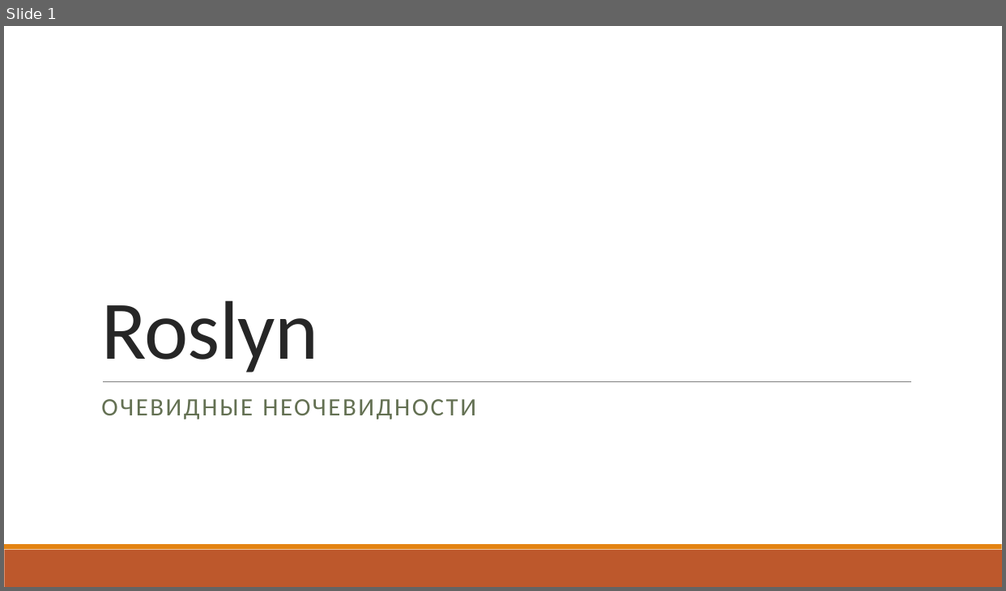
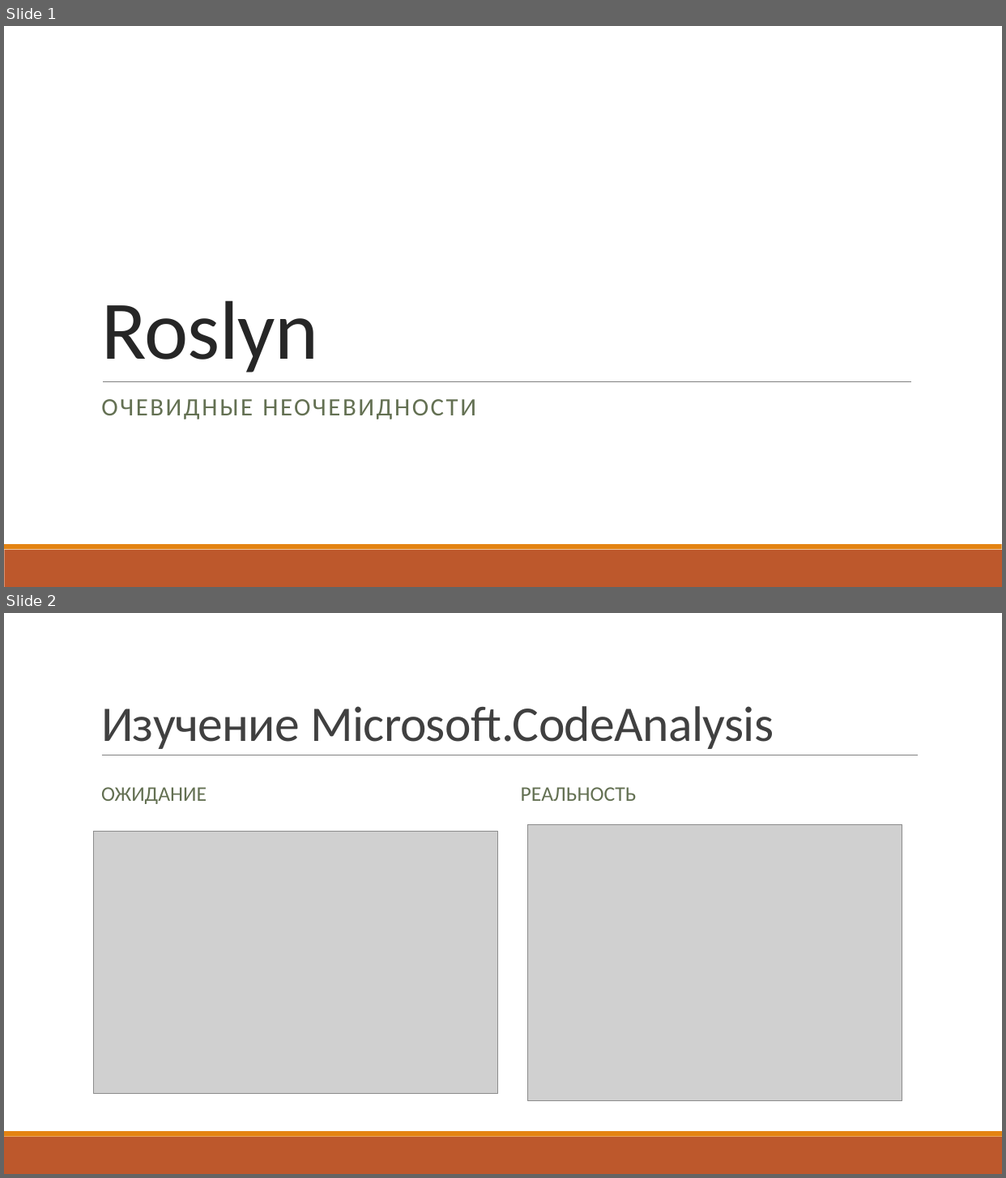
Before and after one commit to kugushev/presentations, a slide deck: P.pptx. Shown one above the other, each under a label of ours: slide 1 before the commit, slides 1 and 2 after it. The pictures are 1006x591 and 1006x1178 pixels, drawn with LibreOffice and Linux fonts; fonts in the diff are those of the drawing; grey boxes stand for pictures. Boxes give left, top, right and bottom in pixels: in the first picture for what was removed or moved away, otherwise in the second. Text is boxed around its words. In the diff, an @@ line names an element or a change of style, - is before the commit and + after.

```diff
--- a/P.pptx
+++ b/P.pptx
@@ slide 2 added at [4, 613, 1002, 1174], background #FFFFFF; not listed: 2 template elements that a slide beside it also shows @@
@@ title added at [101, 706, 774, 749], 48 pt, text #404040 @@
+Изучение Microsoft.CodeAnalysis
@@ line added from (102, 756) to (918, 756), #808080 0.5 pt @@
@@ text added at [101, 787, 206, 804], 20 pt, text #637052 @@
+ОЖИДАНИЕ
@@ text added at [521, 787, 637, 801], 20 pt, text #637052 @@
+РЕАЛЬНОСТЬ
@@ picture added at [528, 824, 902, 1101] @@
@@ picture added at [94, 832, 498, 1093] @@
```
Also in this commit, not shown: 20 other slides added, 2 slides removed, 12 other files.
